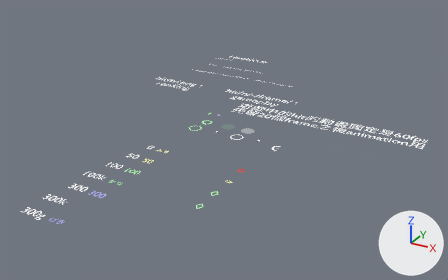
What one commit did to the Blender file src/hitobjects.blend.
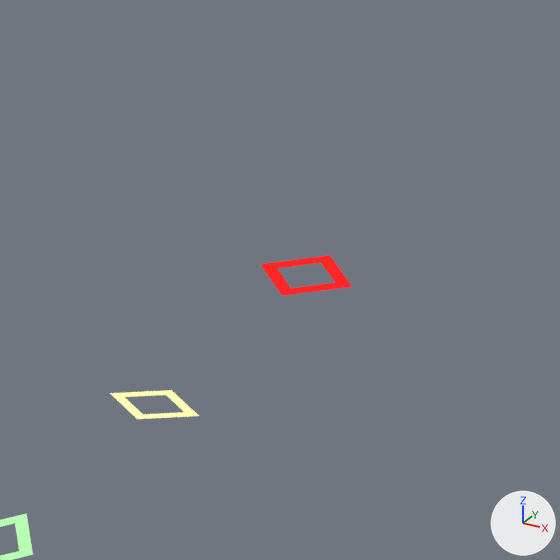
There are two pictures of each version: one whole from a 50 mm lens placed at (29.72, -38.69, 20.51), pointed at (9.78, -2.43, 2.38), one close up on the part from 48% to 59% of the width and 53% to 70% of the height. Lighting does not change. The marker at lower right points along +X, +Y and +Z.
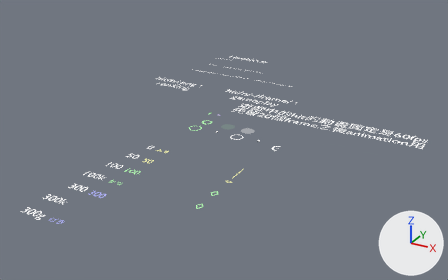
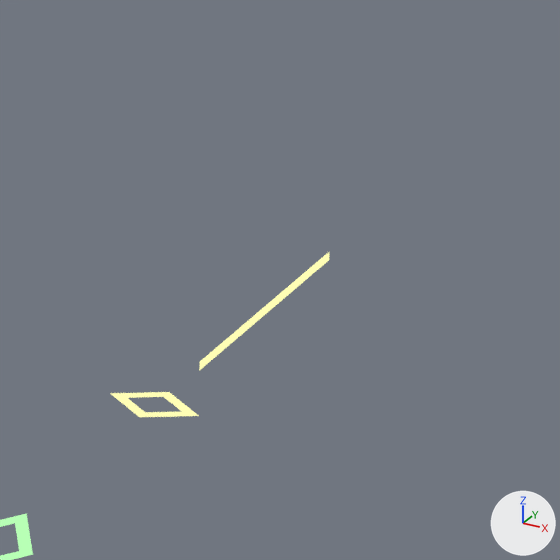
The newer file adds a shape key; the second version is drawn at full value of the shape key 'shrink' of 'Sphere.002', and the change is written as the vertex moves it makes.

Location of each change, (x1, y1, x2, y2) in pixels of the close-ups (560 x 560 px):
'Sphere.002', reshaped (not visible afterwards)
    before: (260, 255, 352, 296)
'Sphere.001', reshaped, rescaled (13% shorter)
    before: (110, 390, 199, 419)
    after: (110, 392, 199, 417)
'Plane.001', added
    after: (199, 324, 244, 371)
'Plane.002', added
    after: (244, 288, 287, 332)
'Plane.003', added
    after: (287, 252, 329, 296)

The change, as a diff of the scene's bpy script:
```diff
--- a/src/hitobjects.blend.py
+++ b/src/hitobjects.blend.py
@@ me_sphere_001 @@
 me_sphere_001.from_pydata(...)  # 8 vertices, 4 faces; spans x -0.633..0.633, y -0.633..0.633, z 0.0
 # used by ob_sphere_002; parent = ob_hit; location = (11.0, -2.0, 0.0); scale = (0.514, 0.514, 0.514)
 # verts and faces of me_sphere_001; kept vertices keep their numbers, new ones are numbered from 8
+# me_sphere_001 part 2
+delete_vertices([0, 1, 2, 4, 5, 6])  # with the faces that use them
+verts[8] = (0.0, 0.633, 0.0)  # pixel (329, 255)
+verts[9] = (0.0, 0.4, 0.0)  # pixel (321, 262)
+faces += [(3, 8, 9, 7)]
 me_sphere_001.materials.append(mat_rank_d)
@@ me_sphere_005 @@
 me_sphere_005.from_pydata(...)  # 8 vertices, 4 faces; spans x -0.601..0.601, y -0.423..0.423, z 0.0
 # used by ob_sphere_001; parent = ob_hit; location = (11.0, -4.0, 0.0); scale = (0.514, 0.514, 0.514)
-me_sphere_005.vertices[0].co = (0.0, 0.423, 0.0)  # pixel (171, 390)
-me_sphere_005.vertices[1].co = (-0.601, 0.0, 0.0)  # pixel (109, 393)
-me_sphere_005.vertices[2].co = (0.601, 0.0, 0.0)  # pixel (199, 416)
-me_sphere_005.vertices[3].co = (0.0, -0.423, 0.0)  # pixel (137, 419)
-me_sphere_005.vertices[4].co = (0.0, 0.282, 0.0)  # pixel (165, 394)
-me_sphere_005.vertices[5].co = (-0.4, 0.0, 0.0)  # pixel (124, 397)
-me_sphere_005.vertices[6].co = (0.0, -0.282, 0.0)  # pixel (142, 414)
-me_sphere_005.vertices[7].co = (0.4, 0.0, 0.0)  # pixel (184, 412)
+# me_sphere_005 part 1
+me_sphere_005.vertices[0].co = (0.0, 0.903, 0.0)  # pixel (169, 391)
+me_sphere_005.vertices[1].co = (-0.599, 0.0, 0.0)  # pixel (109, 393)
+me_sphere_005.vertices[2].co = (0.599, 0.0, 0.0)  # pixel (199, 415)
+me_sphere_005.vertices[3].co = (0.0, -0.903, 0.0)  # pixel (139, 417)
+me_sphere_005.vertices[4].co = (0.0, 0.548, 0.0)  # pixel (163, 396)
+me_sphere_005.vertices[5].co = (-0.364, 0.0, 0.0)  # pixel (127, 397)
+me_sphere_005.vertices[6].co = (0.0, -0.548, 0.0)  # pixel (145, 412)
+me_sphere_005.vertices[7].co = (0.364, 0.0, 0.0)  # pixel (181, 411)
 me_sphere_005.materials.append(mat_gold)
@@ ob_sphere_001 @@
 ob_sphere_001.location = (11.0, -4.0, 0.0)
-ob_sphere_001.scale = (0.514, 0.514, 0.514)
+ob_sphere_001.scale = (0.514, 0.211, 0.514)
@@ ob_plane_001 @@
+ob_plane_001 = bpy.data.objects.new('Plane.001', me_plane_002)  # 60 vertices, 29 faces; spans x -0.3..0.3, y 0.0..23.3, z 0.0; in mat_gold (beige #fffeb5)
+ob_plane_001.location = (11.0, -3.42, 0.0)
+ob_plane_001.rotation_euler = (0.0, 1.571, 0.0)  # degrees (0, 90, 0)
+ob_plane_001.scale = (0.1, 0.0249, 0.125)
@@ ob_plane_002 @@
+ob_plane_002 = bpy.data.objects.new('Plane.002', me_plane_002.copy())
+ob_plane_002.location = (11.0, -2.84, 0.0)
+ob_plane_002.rotation_euler = (0.0, 1.571, 0.0)  # degrees (0, 90, 0)
+ob_plane_002.scale = (0.1, 0.0249, 0.125)
@@ ob_plane_003 @@
+ob_plane_003 = bpy.data.objects.new('Plane.003', me_plane_002.copy())
+ob_plane_003.location = (11.0, -2.26, 0.0)
+ob_plane_003.rotation_euler = (0.0, 1.571, 0.0)  # degrees (0, 90, 0)
+ob_plane_003.scale = (0.1, 0.0249, 0.125)
```
